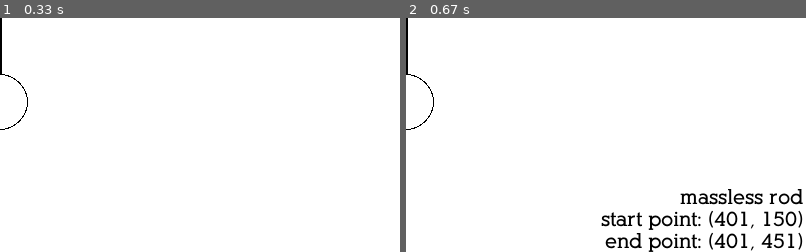
Above: before the commit, frames 1-2 (left to right).
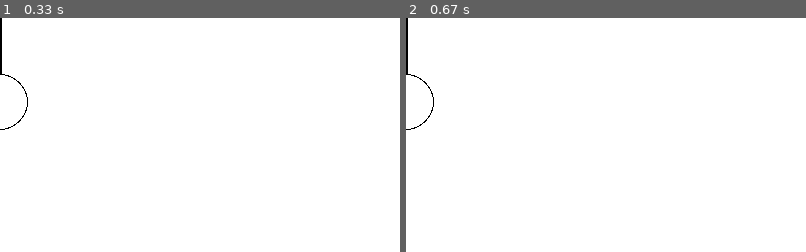
Above: after the commit, the same moments.

Repository: jacob-thompson/pendulum-simulator
Game: pygame game, started from src/pendulum_simulator/main.py
Two runs of this game, one before a commit and one after it. Both use one fixed random seed, a clock stepped at 60 frames per second and the inputs below.
Inputs (mouse positions are % of the whole screen's width and height, from its top left):
- Up to frame 1 (0.33 s): no input
- Up to frame 2 (0.67 s): click (50, 36) at 0.38 s
The pictures show only the part of the screen within x 50-100%, y 50-100%; the shares and areas given below are measured in that part.

Frame 1 is identical in both runs. In frame 2, 3.5% of the frame differs, in the area x 48-100%, y 73-100%.

Commit message:
mouse2 to select/print

Diff:
--- a/src/pendulum_simulator/pendulum.py
+++ b/src/pendulum_simulator/pendulum.py
@@ -76,16 +76,16 @@
         #button == 2 is scroll wheel; middle click
         #button == 3 is mouse2; right click
 
-        if pivot_hitbox.collidepoint(pos) and button == 1:
+        if pivot_hitbox.collidepoint(pos) and button == 3:
             self.selected_rect = pivot_hitbox.copy()
             self.selected = "frictionless pivot"
-        elif bob_hitbox.collidepoint(pos) and button == 1:
+        elif bob_hitbox.collidepoint(pos) and button == 3:
             self.selected_rect = bob_hitbox.copy()
             self.selected = "massive bob"
-        elif rod_hitbox.collidepoint(pos) and button == 1:
+        elif rod_hitbox.collidepoint(pos) and button == 3:
             self.selected_rect = rod_hitbox.copy()
             self.selected = "massless rod"
-        elif button == 1:
+        else:
             self.selected = None
 
     def draw_background(self):
